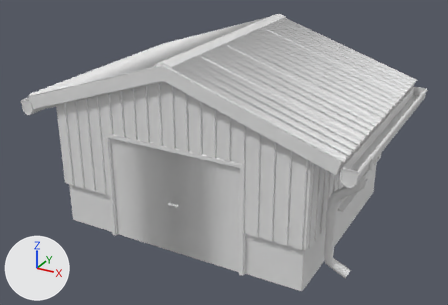
The FBX model Assets/Resources/Models/Level/Buildings/Garage.fbx: old version first, new version second.
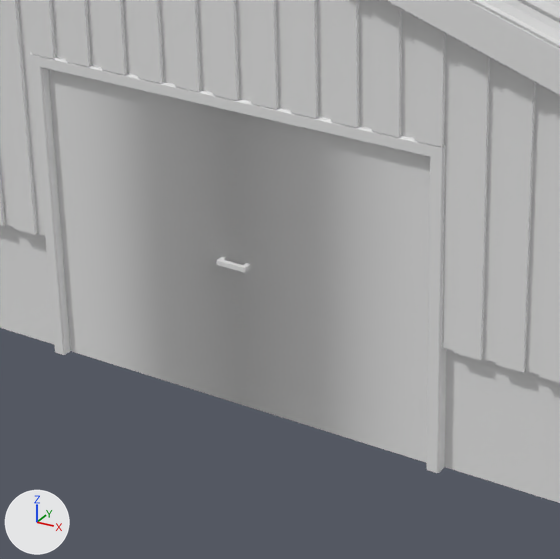
Each version is shown whole from a 50 mm lens placed at (6.46, -9.53, 7.41), pointed at (0.01, 2.2, 1.54), then close up on the part from 21% to 63% of the width and 38% to 100% of the height. Arrows for +X, +Y and +Z are at lower left; the lights stay in place. Where no turn or scale is listed for an object, it has been applied to the vertices. Vertices at the same position are counted once.

Names of what the first close-up shows: 'Door_Frame', 'Garage_Door', 'Planks_01', 'Roof_Base', 'Roof_Tiles', 'Wall_Base_Exterior'.
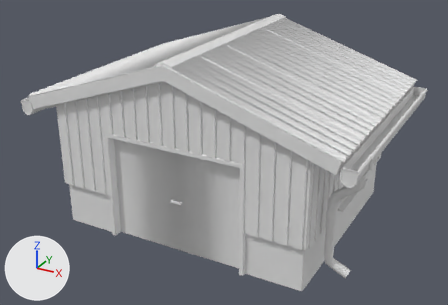
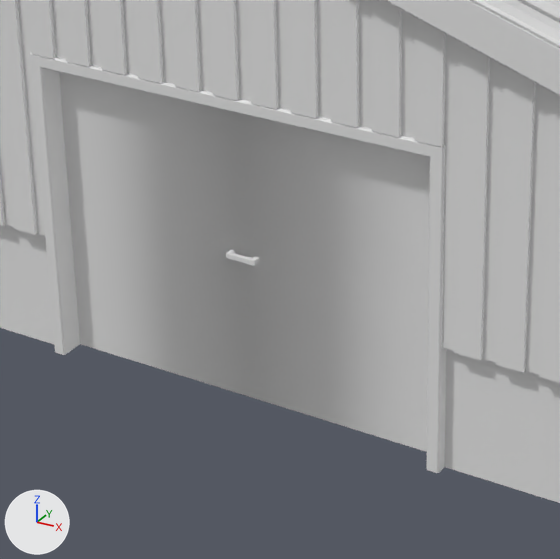
What changed in the scene script:
```text
Change me_plane_014:
    where me_plane_014.from_pydata(...)  # 40 vertices, 37 faces; spans x -1.57..1.57, y 0.03..0.19, z 0.0..2.4
    used by ob_garage_door; location = (0.0, -0.052, 0.0)
    me_plane_014 part 1: the loose piece of 12 vertices spanning x -1.57..1.57, y 0.1..0.19, z 0.0..2.4 is scaled about its middle by (1, 0.37, 1), then moved by (0.0, -0.13, 0.0)
    me_plane_014 part 2: the loose piece of 28 vertices spanning x -0.12..0.12, y 0.03..0.1, z 1.17..1.21 is moved by (0.0, -0.1, 0.0)
Change ob_garage_door:
    ob_garage_door.location: (0.0, -0.052, 0.0) -> (0.0, 0.167, 0.0)
```

Where the change shows, as pixel boxes [x1, y1, x2, y2] in the close-ups (560 x 559 px; the box of a moved part takes in the faces that stretch with it):
'Garage_Door', reshaped, moved
    before: [49, 70, 430, 463]
    after: [59, 72, 430, 452]
part 1 of me_plane_014, moved or reshaped
    before: [49, 70, 430, 463]
    after: [59, 74, 430, 452]
part 2 of me_plane_014, moved or reshaped
    before: [217, 257, 251, 273]
    after: [226, 250, 260, 266]
